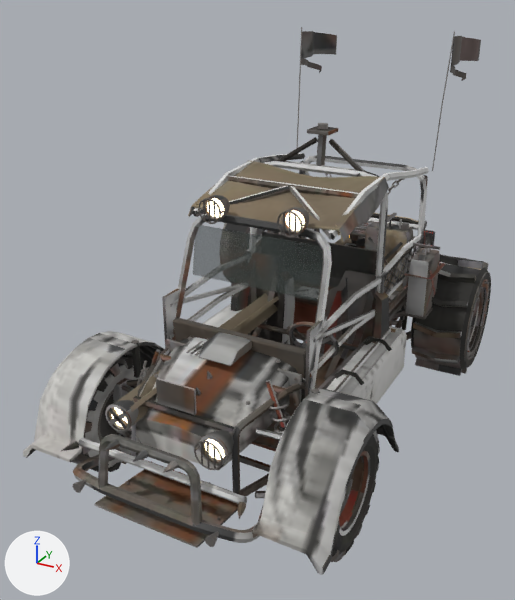
Renders of the glTF model public/models/vehicles/e_buggy.glb from each side of a commit.
Before and after are seen from a 50 mm camera at (1.92, -4.14, 2.83) aimed at (-0.19, -0.3, 0.91). Arrows for +X, +Y and +Z are at lower left; the lights stay in place. The older version comes first. Where no turn or scale is listed for an object, it has been applied to the vertices. Vertices at exactly the same position are counted once.

The older version as bpy lines, for what is in view:
```python
ob_body_mesh = bpy.data.objects.new('body_mesh', me_body_mesh)
ob_body_mesh.location = (0.0, 0.0, 0.0)
ob_panel_bumper_f = bpy.data.objects.new('panel_bumper_F', me_panel_bumper_f)
ob_panel_bumper_f.location = (0.0, -1.76, 0.4)
ob_panel_fender_l = bpy.data.objects.new('panel_fender_L', me_panel_fender_l)
ob_panel_fender_l.location = (0.78, -1.2, 0.85)
ob_panel_fender_r = bpy.data.objects.new('panel_fender_R', me_panel_fender_r)
ob_panel_fender_r.location = (-0.78, -1.2, 0.85)
ob_panel_hood = bpy.data.objects.new('panel_hood', me_panel_hood)
ob_panel_hood.location = (0.0, -0.86, 0.88)
ob_wheel_fl_rim = bpy.data.objects.new('wheel_FL_rim', me_rim_0_1)
ob_wheel_fl_rim.location = (0.78, -1.2, 0.37)
ob_wheel_fr_tire = bpy.data.objects.new('wheel_FR_tire', me_tire_1__1)
ob_wheel_fr_tire.location = (-0.78, -1.2, 0.37)
ob_wheel_rl_rim = bpy.data.objects.new('wheel_RL_rim', me_rim_2_1)
ob_wheel_rl_rim.location = (0.79, 1.1, 0.46)
# also in view: 'wheel_RL_tire' at (0.79, 1.1, 0.46); 'wheel_FL_tire' at (0.78, -1.2, 0.37)
```
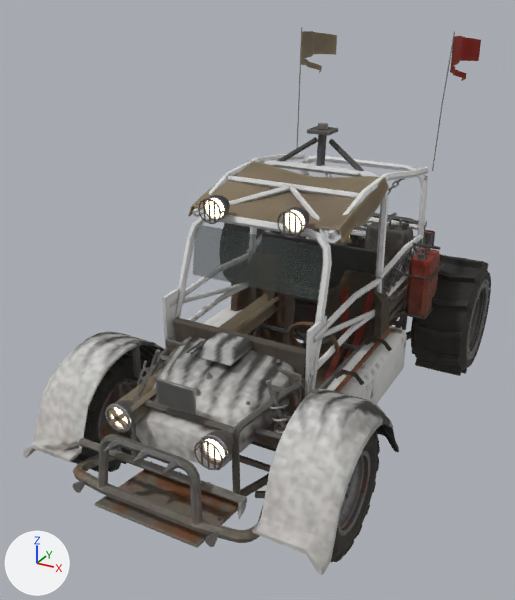
Changed parts and their boxes [x1, y1, x2, y2] in the pictures (515 x 600 px; the box of a moved part takes in the faces that stretch with it):
part 1 of me_panel_hood, moved or reshaped
    before: [195, 371, 213, 396]
    after: [186, 341, 212, 378]
part 2 of me_panel_hood, moved or reshaped
    before: [186, 341, 204, 355]
    after: [195, 377, 213, 396]
part 3 of me_panel_hood, surface changed
    both: [147, 332, 296, 437]
part 4 of me_panel_fender_l, surface changed (lighter)
    both: [252, 389, 393, 575]
part 5 of me_panel_fender_r, surface changed
    both: [25, 331, 154, 462]
part 6 of me_panel_bumper_f, surface changed
    both: [61, 434, 263, 548]
part 7 of me_body_mesh, deleted
    before: [365, 225, 430, 317]
part 8 of me_body_mesh, surface changed
    both: [105, 31, 481, 498]
part 9 of me_body_mesh, recoloured
    both: [257, 228, 273, 235]
part 10 of me_body_mesh, recoloured
    both: [334, 328, 396, 392]
part 11 of me_rim_0_1, surface changed
    both: [338, 451, 370, 536]
part 12 of me_tire_1__1, surface changed (grey to black)
    both: [71, 354, 150, 471]

The change, as a diff of the scene's bpy script:
```diff
--- a/public/models/vehicles/e_buggy.glb.py
+++ b/public/models/vehicles/e_buggy.glb.py
@@ me_panel_hood @@
 me_panel_hood.from_pydata(...)  # 299 vertices, 526 faces; spans x -0.399..0.399, y -0.68..0.01, z -0.379..0.09
+# me_panel_hood part 1: 39 of 299 vertices moved; they spanned x -0.019..0.019, y -0.605..-0.322, z -0.164..0.006 and now span x -0.226..0.016, y -0.365..-0.08, z -0.046..0.006; mean shift (-0.144, 0.272, 0.089); largest move (-0.004, -0.604, -0.139) -> (-0.226, -0.08, 0.0)
+# me_panel_hood part 2: 32 of 299 vertices moved; they spanned x -0.226..-0.124, y -0.24..-0.08, z 0.0..0.004 and now span x -0.019..0.019, y -0.605..-0.322, z -0.164..-0.037; mean shift (0.175, -0.331, -0.109); largest move (-0.226, -0.08, 0.004) -> (0.015, -0.593, -0.162)
+# me_panel_hood part 3: 201 kept faces spanning x -0.394..0.394, y -0.68..0.01, z -0.379..0.09 get new texture (UV) coordinates
 me_panel_hood.materials.append(mat_paint)
@@ me_panel_hood @@
 me_panel_hood.materials.append(mat_metal_dark)
-me_panel_hood.materials.append(mat_spike)
@@ me_panel_fender_l @@
 me_panel_fender_l.from_pydata(...)  # 208 vertices, 412 faces; spans x -0.2..0.179, y -0.56..0.54, z -0.54..0.02
+# me_panel_fender_l part 4: texture (UV) coordinates of 265 of 412 faces, centred in x -0.199..0.178, y -0.56..0.54, z -0.538..0.016, changed; they spanned u 0.0..0.84, v 0.23..0.59 and now span u 0.0..0.62, v 0.2..0.84
 me_panel_fender_l.materials.append(mat_paint)
@@ me_panel_fender_r @@
 me_panel_fender_r.from_pydata(...)  # 208 vertices, 412 faces; spans x -0.179..0.2, y -0.56..0.54, z -0.54..0.02
+# me_panel_fender_r part 5: texture (UV) coordinates of 265 of 412 faces, centred in x -0.178..0.199, y -0.56..0.54, z -0.538..0.016, changed; they spanned u 0.0..0.84, v 0.24..0.59 and now span u 0.0..0.62, v 0.19..0.84
 me_panel_fender_r.materials.append(mat_paint)
@@ me_panel_bumper_f @@
 me_panel_bumper_f.from_pydata(...)  # 503 vertices, 882 faces; spans x -0.589..0.589, y -0.154..0.388, z -0.188..0.324
+# me_panel_bumper_f part 6: texture (UV) coordinates of 514 of 882 faces, centred in x -0.584..0.584, y -0.113..0.388, z -0.187..0.323, changed; they spanned u 0.08..0.9, v 0.0..0.88 and now span u 0.01..0.9, v 0.0..0.89
 me_panel_bumper_f.materials.append(mat_armor)
@@ me_body_mesh @@
-me_body_mesh.from_pydata(...)  # 10090 vertices, 18116 faces; spans x -0.8..0.79, y -1.7..1.83, z 0.23..2.55
+me_body_mesh.from_pydata(...)  # 10050 vertices, 18036 faces; spans x -0.8..0.79, y -1.7..1.83, z 0.23..2.55
+# me_body_mesh part 7: 40 vertices removed from x 0.14..0.71, y 0.55..0.95, z 0.64..1.17
+# me_body_mesh part 8: 11429 kept faces spanning x -0.79..0.79, y -1.66..1.83, z 0.23..2.52 get new texture (UV) coordinates
+# me_body_mesh part 9: 113 faces spanning x -0.73..-0.61, y 0.27..0.73, z 0.76..1.22 switch from mat_rim to mat_metal_dark
+# me_body_mesh part 10: 40 faces spanning x 0.54..0.62, y -0.88..0.19, z 0.65..0.68 switch from mat_wood to mat_rust
+# other edits to the shape of me_body_mesh do not show in these pictures
 me_body_mesh.materials.append(mat_armor)
@@ me_rim_0_1 @@
 me_rim_0_1.from_pydata(...)  # 610 vertices, 1164 faces; spans x -0.113..0.113, y -0.235..0.235, z -0.235..0.235
+# me_rim_0_1 part 11: texture (UV) coordinates of 1164 of 1164 faces, centred in x -0.112..0.112, y -0.23..0.23, z -0.23..0.23, changed; they spanned u 0.02..0.92, v 0.0..0.91 and now span u 0.0..0.91, v 0.04..0.92
 me_rim_0_1.materials.append(mat_rim)
@@ me_tire_1__1 @@
 me_tire_1__1.from_pydata(...)  # 824 vertices, 1392 faces; spans x -0.13..0.13, y -0.37..0.37, z -0.37..0.37
+# me_tire_1__1 part 12: texture (UV) coordinates of 1392 of 1392 faces, centred in x -0.129..0.129, y -0.368..0.368, z -0.368..0.368, changed; they spanned u 0.0..0.88, v 0.0..0.88 and now span u 0.0..0.88, v 0.0..0.88
 me_tire_1__1.materials.append(mat_rubber_tire)
```
